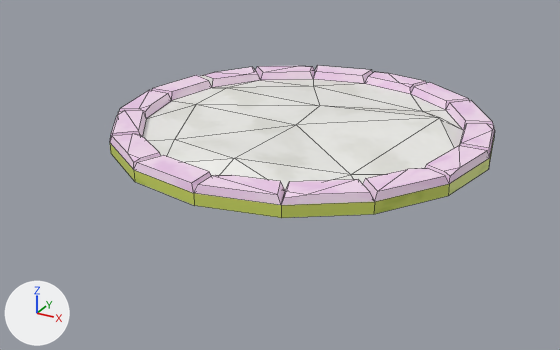
What one commit did to the FBX model Assets/Content/Cleaning/Models/Fountain_Plateau_01.fbx.
One viewpoint serves both versions: a 50 mm camera at (60.66, -4.18, 1.76) aimed at (58.45, -0.16, -0.24). The lights are fixed; the arrows at lower left show +X, +Y and +Z. The first picture is the older version. Mesh edges are drawn as thin lines. Where no turn or scale is listed for an object, it has been applied to the vertices.

The first picture shows 'SM_Prop_Fountain_Base_01'.
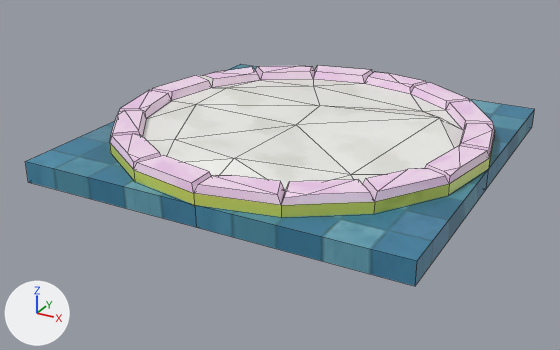
The newer file is also rescaled (x2.075), turned or shifted as a whole; pictures and numbers use the older file's frame.

Edits to the bpy script that builds the scene:
```text
Change me_mesh_027:
    used by ob_sm_prop_fountain_base_01; location = (58.519, 0.0, 0.0)
    remove me_mesh_027.from_pydata(...)  # 150 vertices, 151 faces; spans x -1.21..1.21, y -1.21..1.21, z 0.0..0.15
    add me_mesh_027.from_pydata(...)  # 182 vertices, 179 faces; spans x -1.21..1.21, y -1.21..1.21, z -0.13..0.15
    me_mesh_027 part 1: a new loose piece, a box spanning x -1.2..0.0, y -1.21..0.0, z -0.13..0.0, in mat_atlas (picture img_atlas_01_png)
    me_mesh_027 part 2: a new loose piece, a box spanning x 0.0..1.21, y -1.21..0.0, z -0.13..0.0, in mat_atlas (picture img_atlas_01_png)
    me_mesh_027 part 3: a new loose piece, a box spanning x 0.0..1.21, y 0.0..1.21, z -0.13..0.0, in mat_atlas (picture img_atlas_01_png)
    me_mesh_027 part 4: a new loose piece, a box spanning x -1.2..0.0, y 0.0..1.21, z -0.13..0.0, in mat_atlas (picture img_atlas_01_png)
```

What differs and where, as boxes [x1, y1, x2, y2] in the pictures (560 x 350 px):
'SM_Prop_Fountain_Base_01', reshaped (32% wider, 45% taller)
    before: [110, 65, 495, 218]
    after: [25, 64, 534, 286]
part 1 of me_mesh_027, added (blue)
    after: [25, 121, 196, 227]
part 2 of me_mesh_027, added (blue)
    after: [196, 169, 488, 286]
part 3 of me_mesh_027, added (blue)
    after: [469, 99, 534, 189]
part 4 of me_mesh_027, added (mostly hidden)
    after: [226, 64, 257, 71]
